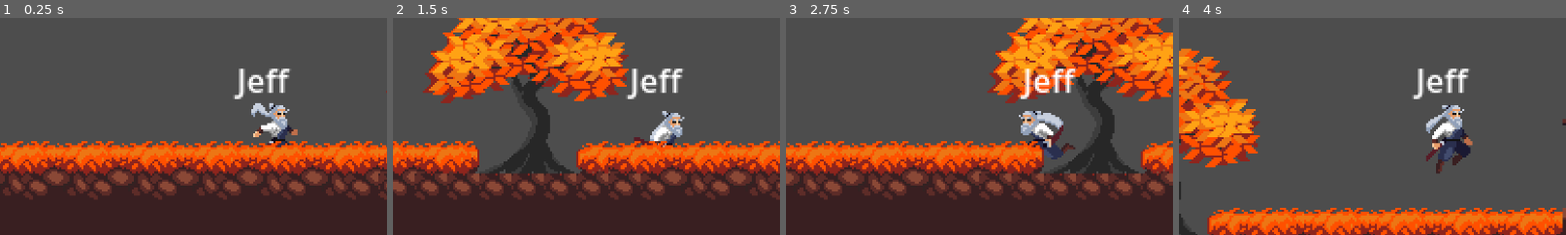
Above: before the commit, frames 1-4 (left to right).
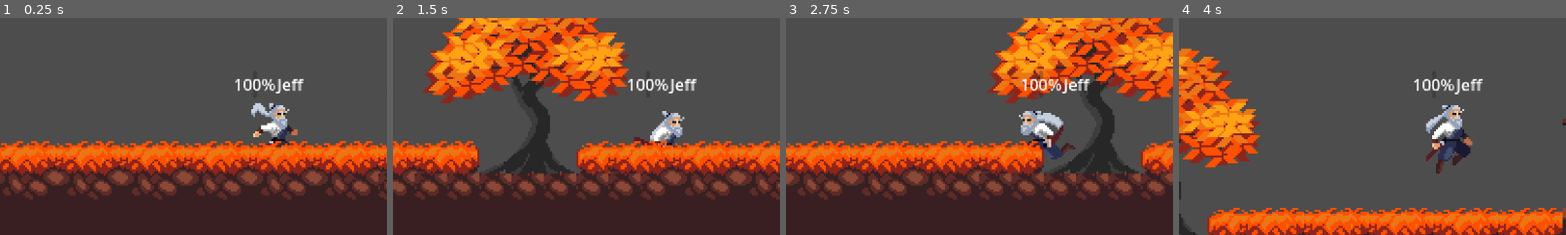
Above: after the commit, the same moments.

Repository: thepicklegod69/samurai
Game: Godot game, scene res://Scenes/game.tscn
Two runs of this game, one before a commit and one after it. Both use one fixed random seed, a clock stepped at 60 frames per second and the inputs below.
Inputs:
- Up to frame 1 (0.25 s): no input
- Up to frame 2 (1.5 s): hold Shift (Run) 0.53-1.28 s; hold D (Walk_right) from 0.53 s (still down); tap W (Jump) at 0.77 s; tap Shift (Run) at 1.35 s
- Up to frame 3 (2.75 s): tap W (Jump) at 1.52 s; release D (Walk_right) at 2.03 s; hold A (Walk_left) from 2.03 s (still down); hold Shift (Run) from 2.03 s (still down)
- Up to frame 4 (4 s): release A (Walk_left) at 2.78 s; release Shift (Run) at 2.78 s; hold D (Walk_right) from 2.78 s (still down); tap Shift (Run) at 2.85 s; tap W (Jump) at 3.02, 3.77 s; hold Shift (Run) from 3.53 s (still down)
The pictures show only the part of the screen within x 16-65%, y 14-64%; the shares and areas given below are measured in that part.

The runs differ from the first frame. In frame 1, 1.3% of the frame differs, in the area x 60-79%, y 23-38%; in frame 2, 1.3%; in frame 3, 1.4%; in frame 4, 1.3%.

Commit message:
Rewired the health bar indicator

Diff:
--- a/Scenes/character#2.tscn
+++ b/Scenes/character#2.tscn
@@ -339,7 +339,7 @@
 }],
 "loop": true,
 "name": &"Run",
-"speed": 8.0
+"speed": 10.0
 }]
 
 [sub_resource type="CapsuleShape2D" id="CapsuleShape2D_sfbf0"]
@@ -351,8 +351,8 @@
 [node name="AnimatedSprite2D" type="AnimatedSprite2D" parent="."]
 position = Vector2(0, -16)
 sprite_frames = SubResource("SpriteFrames_t5nyi")
-animation = &"Run"
-frame_progress = 0.796916
+animation = &"Idle"
+frame_progress = 0.717214
 
 [node name="CollisionShape2D" type="CollisionShape2D" parent="."]
 position = Vector2(1, -16)
--- a/Scenes/player.tscn
+++ b/Scenes/player.tscn
@@ -9,6 +9,7 @@
 [ext_resource type="Texture2D" uid="uid://c6q4g5opsmrd6" path="res://Art/Samurai_characters/Samurai_(1-6)/Samurai_#1/Sprites/ATTACK 3.png" id="4_tx1dd"]
 [ext_resource type="Texture2D" uid="uid://v176dgcfk0m0" path="res://Art/Samurai_characters/Samurai_(1-6)/Samurai_#1/Sprites/DASH.png" id="5_gymyn"]
 [ext_resource type="Texture2D" uid="uid://b54y73xb4q8p8" path="res://Art/Samurai_characters/Samurai_(1-6)/Samurai_#1/Sprites/WALK.png" id="9_f1ek2"]
+[ext_resource type="Script" uid="uid://dmrs0x6mbpf2s" path="res://Scripts/health_bar.gd" id="10_tx1dd"]
 
 [sub_resource type="AtlasTexture" id="AtlasTexture_p1odr"]
 atlas = ExtResource("2_8erm5")
@@ -528,7 +529,7 @@
 radius = 6.0
 height = 32.0
 
-[node name="Character#1" type="CharacterBody2D"]
+[node name="Player" type="CharacterBody2D"]
 script = ExtResource("1_onrkg")
 
 [node name="AnimatedSprite2D" type="AnimatedSprite2D" parent="."]
@@ -544,8 +545,21 @@
 shape = SubResource("CapsuleShape2D_urp6f")
 
 [node name="Label" type="Label" parent="."]
-offset_left = -15.0
-offset_top = -58.0
-offset_right = 16.0
-offset_bottom = -35.0
+offset_left = 5.0
+offset_top = -50.0
+offset_right = 31.0
+offset_bottom = -27.0
+scale = Vector2(0.5, 0.5)
 text = "Jeff"
+horizontal_alignment = 1
+
+[node name="HealthBar" type="ProgressBar" parent="."]
+offset_left = -7.0
+offset_top = -51.0
+offset_right = -3.0
+offset_bottom = -24.0
+scale = Vector2(0.5, 0.5)
+size_flags_vertical = 1
+step = 1.0
+script = ExtResource("10_tx1dd")
+player_path = NodePath("..")
--- a/Scripts/Character.gd
+++ b/Scripts/Character.gd
@@ -10,8 +10,8 @@
 @export var stamina_cost_attack: int = 20
 @export var stamina_cost_block: int = 10
 
-var health: int
-var stamina: float
+var health: int = 100
+var stamina: float = 100
 
 # —— Signals —— #
 signal health_changed(new_health: int)
--- a/Scenes/health_bar.gd
+++ b/Scripts/health_bar.gd
@@ -6,11 +6,10 @@
 func _ready() -> void:
 	if not player:
 		push_error("HealthBar: player_path is invalid!")
-		print("HealthBar not player")
+		print("HealthBar: player_path is invalid!")
 		return
 
 	print("DEBUG → Player.max_health:", player.max_health, "player.health:", player.health)
-
 	max_value = player.max_health
 	player.connect("health_changed", Callable(self, "_on_health_changed"))
 	_on_health_changed(player.health)  # immediately sync UI to current health	value = player.health
Not shown: 1 places in Scenes/player.tscn that only renumber resources
Renamed: Scenes/health_bar.gd.uid -> Scripts/health_bar.gd.uid
